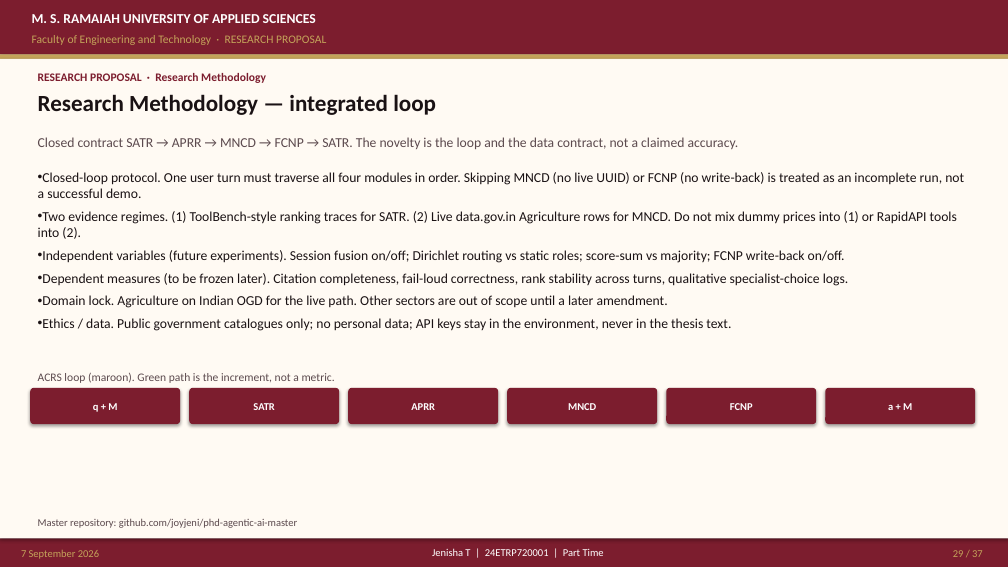
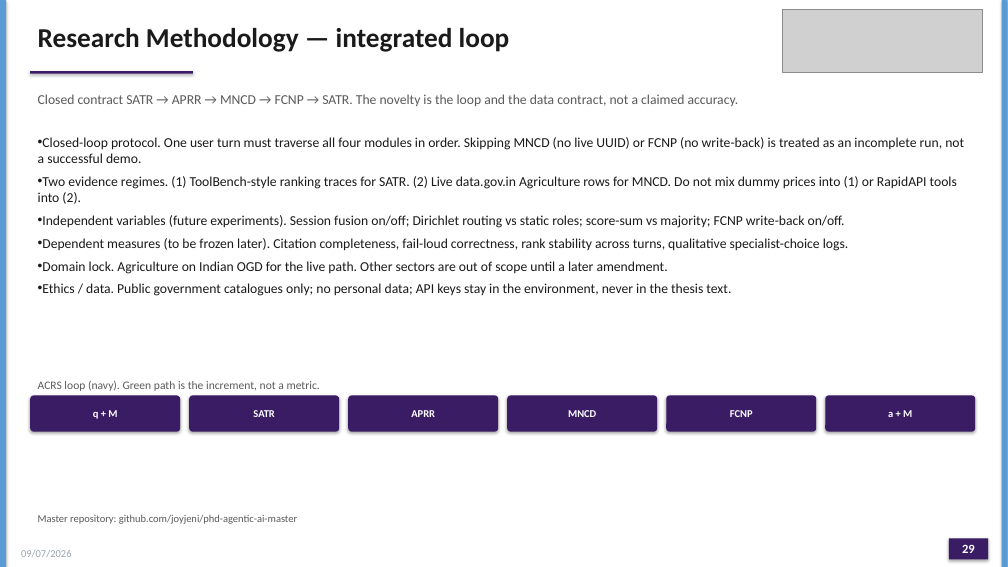
Before and after one commit to joyjeni/phd-agentic-ai-master, a slide deck: slide 29 of ACRS_PhD_Proposal_JenishaT_24ETRP720001.pptx. Drawn at 1008x567 pixels with LibreOffice and Linux fonts; fonts in the diff are those of the drawing; grey boxes stand for pictures. Boxes give left, top, right and bottom in pixels: in the first picture for what was removed or moved away, otherwise in the second. Text is boxed around its words. In the diff, an @@ line names an element or a change of style, - is before the commit and + after.

```diff
--- a/ACRS_PhD_Proposal_JenishaT_24ETRP720001.pptx
+++ b/ACRS_PhD_Proposal_JenishaT_24ETRP720001.pptx
@@ rectangle removed at (x1=0, y1=0, x2=1008, y2=54) @@
@@ rectangle added at (x1=0, y1=0, x2=6, y2=567), fill #5B9BD5 @@
@@ text "Research Methodology — integrated loop" moved from (x1=38, y1=94, x2=436, y2=115) to (x1=38, y1=28, x2=510, y2=52) @@
@@ text "Research Methodology — integrated loop" at (x1=38, y1=28, x2=510, y2=52): size 22 to 26 pt, text colour #1A1214 to #1A1A1A @@
@@ text removed at (x1=32, y1=14, x2=316, y2=23) @@
-M. S. RAMAIAH UNIVERSITY OF APPLIED SCIENCES
@@ picture added at (x1=783, y1=9, x2=983, y2=73) @@
@@ rectangle added at (x1=1002, y1=0, x2=1008, y2=567), fill #5B9BD5 @@
@@ rectangle removed at (x1=0, y1=54, x2=1008, y2=59) @@
@@ rectangle removed at (x1=0, y1=59, x2=1008, y2=538) @@
@@ text removed at (x1=32, y1=35, x2=326, y2=45) @@
-Faculty of Engineering and Technology · RESEARCH PROPOSAL
@@ text "Closed contract SATR → APRR ..." at (x1=38, y1=94, x2=739, y2=106): text colour #5C4A4E to #5A5A5A @@
@@ text "Closed contract SATR → APRR ..." moved from (x1=38, y1=137, x2=739, y2=149) to (x1=38, y1=94, x2=739, y2=106) @@
@@ rectangle added at (x1=30, y1=71, x2=193, y2=74), fill #3A1C64 @@
@@ text removed at (x1=38, y1=73, x2=266, y2=83) @@
-RESEARCH PROPOSAL · Research Methodology
@@ text "Closed-loop protocol. One user turn ..." moved from (x1=38, y1=172, x2=964, y2=331) to (x1=38, y1=137, x2=964, y2=296) @@
@@ text "Closed-loop protocol. One user turn ..." at (x1=38, y1=137, x2=964, y2=296): text colour #1A1214 to #1A1A1A @@
@@ text at (x1=38, y1=381, x2=320, y2=391): text changed; text colour #5C4A4E to #5A5A5A @@
-ACRS loop (maroon). Green path is the increment, not a metric.
+ACRS loop (navy). Green path is the increment, not a metric.
@@ 6 rounded rectangles moved together from (x1=30, y1=388, x2=975, y2=424) to (x1=30, y1=395, x2=975, y2=432) @@
@@ fill #7C1D2E to #3A1C64 in 6 elements at (x1=30, y1=395, x2=180, y2=432), (x1=189, y1=395, x2=339, y2=432), (x1=349, y1=395, x2=498, y2=432), (x1=507, y1=395, x2=657, y2=432), (x1=666, y1=395, x2=816, y2=432), (x1=826, y1=395, x2=975, y2=432) @@
@@ text "Master repository: github.com/joyjeni/phd-agentic-ai-master" at (x1=38, y1=514, x2=297, y2=524): text colour #5C4A4E to #5A5A5A @@
@@ rectangle removed at (x1=0, y1=538, x2=1008, y2=567) @@
@@ rectangle added at (x1=949, y1=538, x2=988, y2=560), fill #3A1C64 @@
@@ text at (x1=21, y1=550, x2=72, y2=557): text changed; text colour #C4A35A to #9AA3AE @@
-7 September 2026
+09/07/2026
@@ text removed at (x1=432, y1=548, x2=604, y2=556) @@
-Jenisha T | 24ETRP720001 | Part Time
@@ page number at (x1=962, y1=544, x2=975, y2=553): text changed; size 10 to 12 pt; text colour #C4A35A to #FFFFFF; bold on @@
-29 / 37
+29
```
Also in this commit, not shown: 36 other slides changed, 41 other files.
